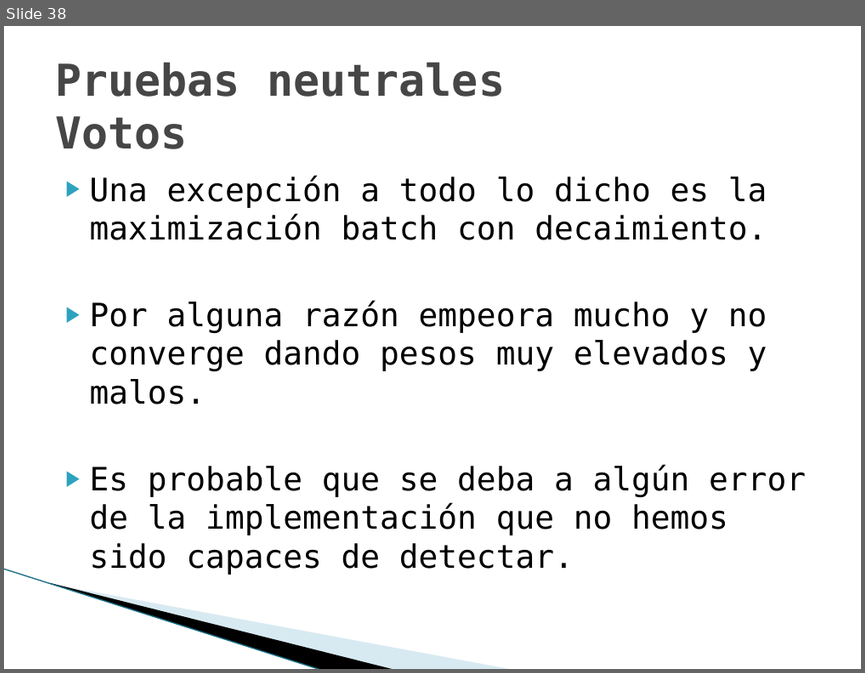
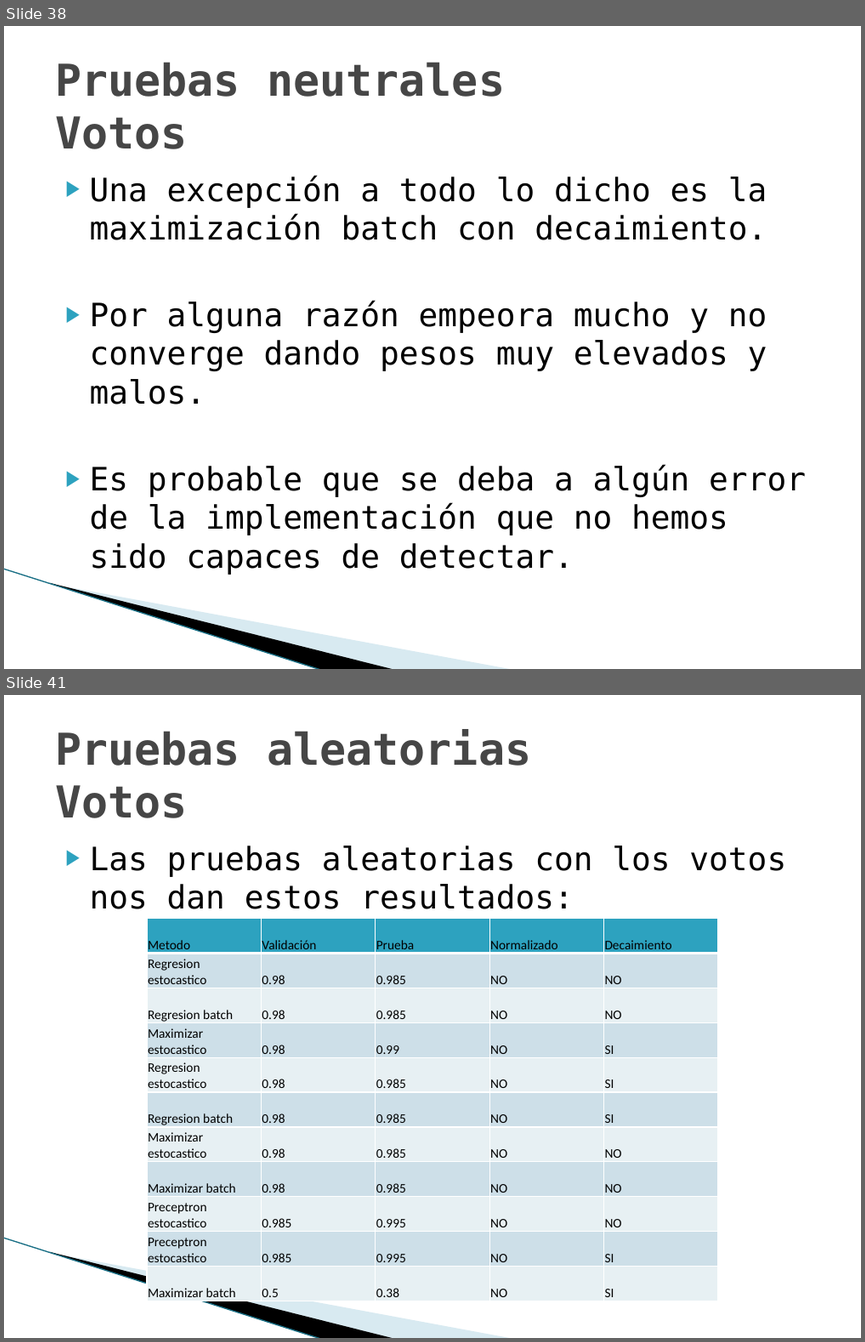
Before and after one commit to joapingut/aia-1718-t3, a slide deck: presentacion3.pptx. Shown one above the other, each under a label of ours: slide 38 before the commit, slides 38 and 41 after it; the slides between them are not shown. The pictures are 865x673 and 865x1342 pixels, drawn with LibreOffice and Linux fonts; fonts in the diff are those of the drawing; background and template pictures are left out. Boxes give left, top, right and bottom in pixels: in the first picture for what was removed or moved away, otherwise in the second. Text is boxed around its words. In the diff, an @@ line names an element or a change of style, - is before the commit and + after.

```diff
--- a/presentacion3.pptx
+++ b/presentacion3.pptx
@@ slide 41 added at bbox=[4, 695, 861, 1338], background #FFFFFF; not listed: 3 template elements that a slide beside it also shows @@
@@ title added at bbox=[55, 730, 531, 818], 36.9 pt, text #464646, bold @@
+Pruebas aleatorias
+Votos
@@ text added at bbox=[90, 845, 786, 909], 27 pt, text #000000 @@
+▶ Las pruebas aleatorias con los votos nos dan estos resultados:
@@ table added at bbox=[147, 919, 717, 1301], 11 rows, 5 columns @@
+Metodo | Validación | Prueba | Normalizado | Decaimiento
+Regresion estocastico | 0.98 | 0.985 | NO | NO
+Regresion batch | 0.98 | 0.985 | NO | NO
+Maximizar estocastico | 0.98 | 0.99 | NO | SI
+Regresion estocastico | 0.98 | 0.985 | NO | SI
+Regresion batch | 0.98 | 0.985 | NO | SI
+Maximizar estocastico | 0.98 | 0.985 | NO | NO
+Maximizar batch | 0.98 | 0.985 | NO | NO
+Preceptron estocastico | 0.985 | 0.995 | NO | NO
+Preceptron estocastico | 0.985 | 0.995 | NO | SI
+Maximizar batch | 0.5 | 0.38 | NO | SI
```
Also in this commit, not shown: 18 slides changed, 26 other slides added, 3 slides removed.
